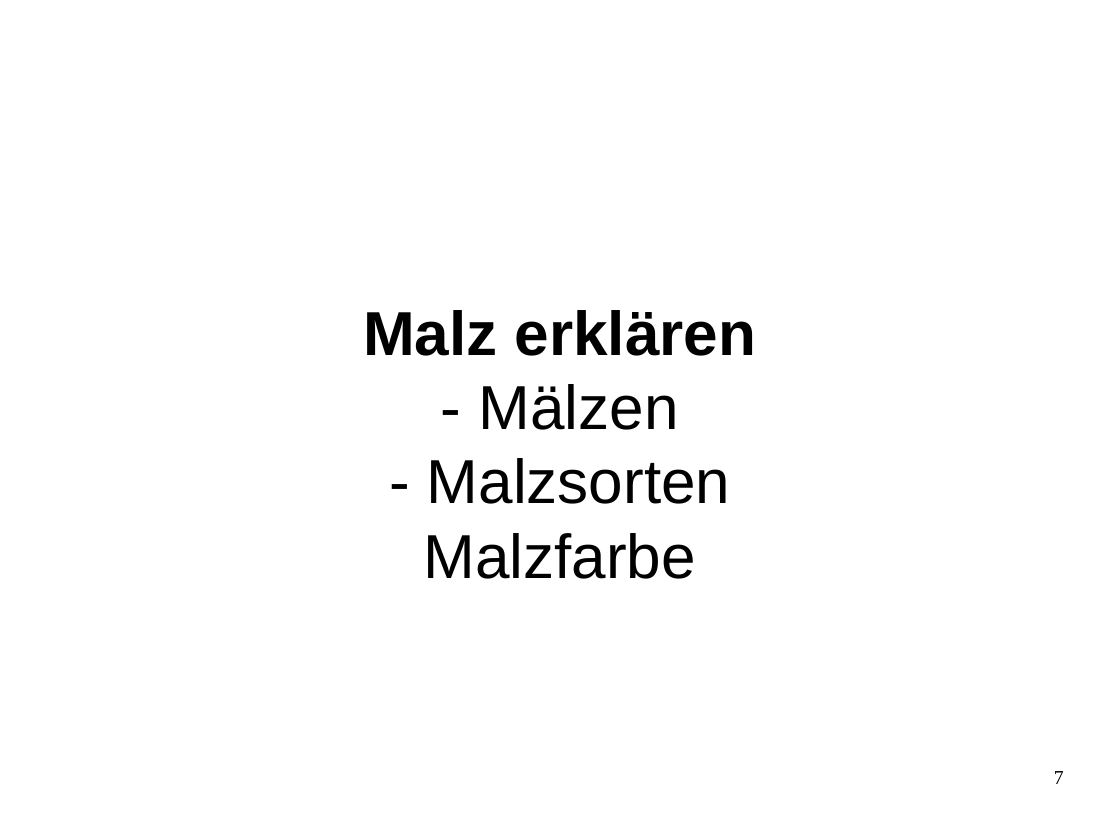
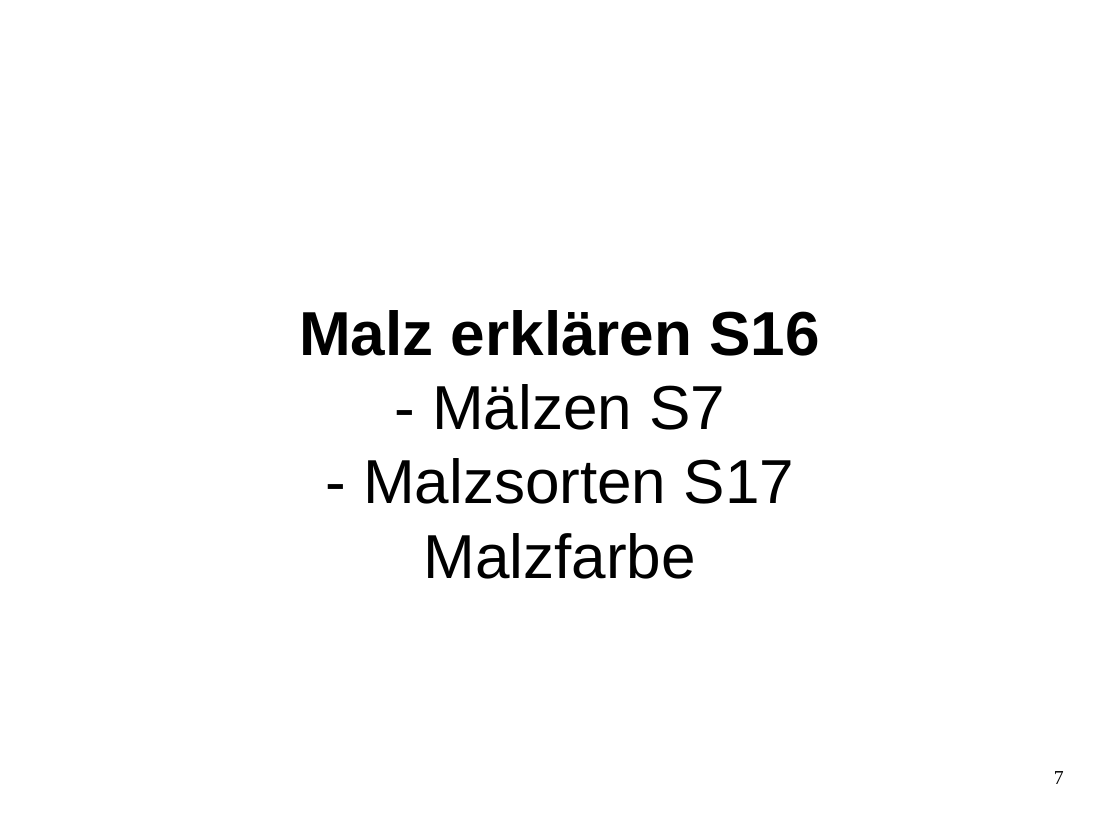
Before and after one commit to sky4walk/documents, a slide deck: slide 7 of Zwieselbrau-Brauseminar-Handkarten.odp. Drawn at 1120x840 pixels with LibreOffice and Linux fonts; fonts in the diff are those of the drawing. Boxes give left, top, right and bottom in pixels: in the first picture for what was removed or moved away, otherwise in the second. Text is boxed around its words. In the diff, an @@ line names an element or a change of style, - is before the commit and + after.

```diff
--- a/Zwieselbrau-Brauseminar-Handkarten.odp
+++ b/Zwieselbrau-Brauseminar-Handkarten.odp
@@ title at (x1=299, y1=310, x2=819, y2=579): text changed @@
-Malz erklären
-- Mälzen
-- Malzsorten
-Malzfarbe
+Malz erklären S16
+- Mälzen S7
+- Malzsorten S17
+Malzfarbe
```
Also in this commit, not shown: 10 other slides changed, 1 other file.
